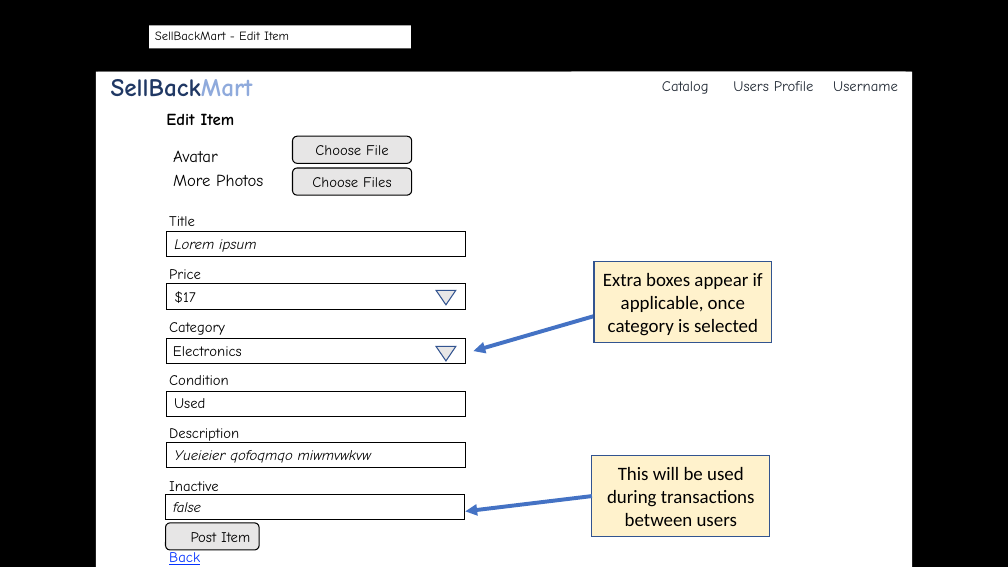
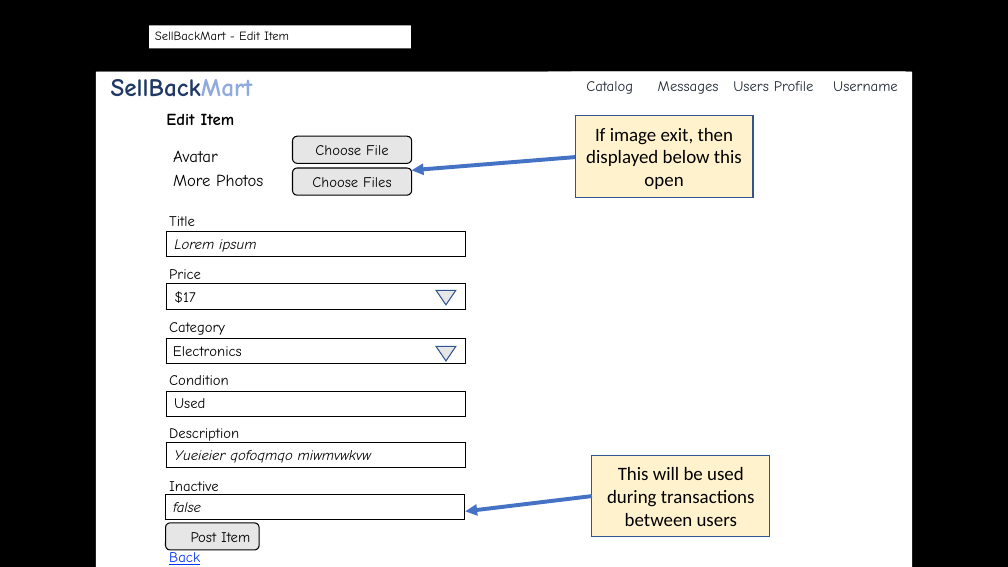
Before and after one commit to byllynho/SellBackMart, a slide deck: slide 10 of docs/wireframes/wireframes_3.0.pptx. Drawn at 1008x567 pixels with LibreOffice and Linux fonts; fonts in the diff are those of the drawing; background and template pictures are left out. Boxes give left, top, right and bottom in pixels: in the first picture for what was removed or moved away, otherwise in the second. Text is boxed around its words. In the diff, an @@ line names an element or a change of style, - is before the commit and + after.

```diff
--- a/docs/wireframes/wireframes_3.0.pptx
+++ b/docs/wireframes/wireframes_3.0.pptx
@@ rectangle added at bbox=[548, 72, 907, 101], fill #FFFFFF, 14 pt, text #222A35 @@
+Catalog Messages Users Profile Username
@@ rectangle "If image exit, then displayed ...": place and size @@
-rectangle "If image exit, then displayed ..." at bbox=[594, 261, 772, 343]
+rectangle "If image exit, then displayed ..." at bbox=[575, 116, 753, 197]
@@ text in rectangle at bbox=[586, 128, 742, 189]: text changed @@
-Extra boxes appear if applicable, once category is selected
+If image exit, then displayed below this open
@@ arrow moved from (594, 316) - (473, 351) to (576, 157) - (412, 170) @@
```
Also in this commit, not shown: 11 other slides changed, 4 slides added, 53 other files.
